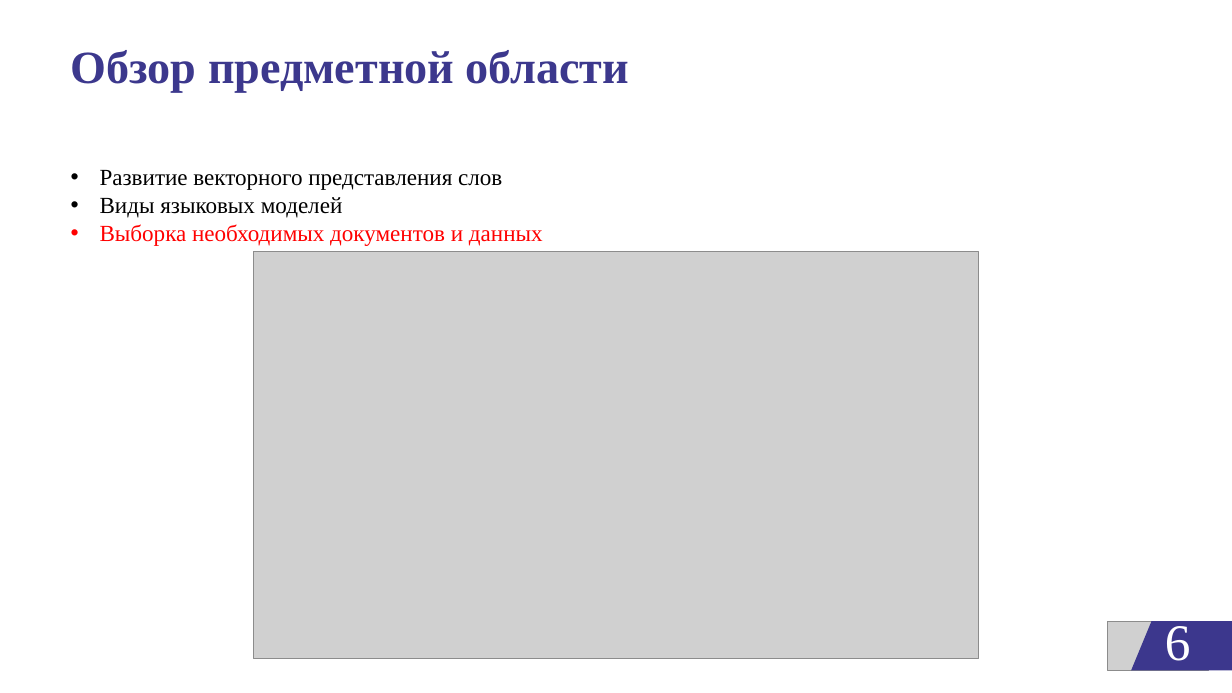
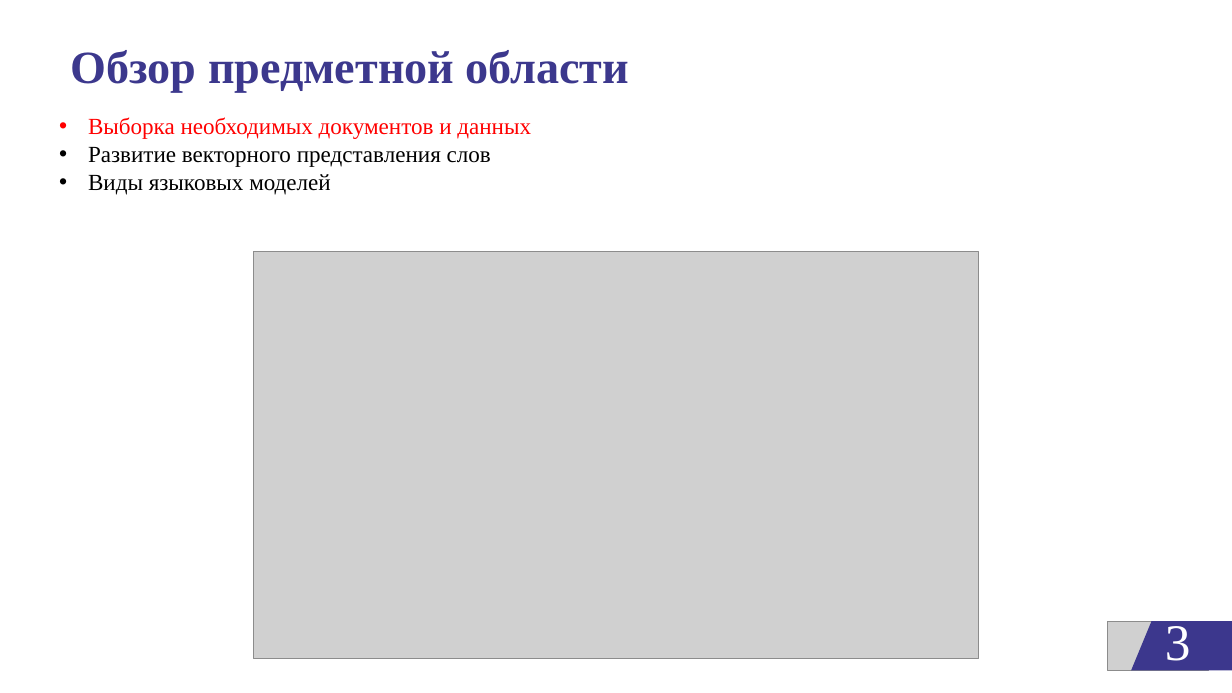
Before and after one commit to egorbeckish/Baccalaureate, a slide deck: slide 3 of 4 FOURTH COURSE/Semester 8/ДИПЛОМ/Отчеты/Презентация_Бекиш Е.П. 2025.pptx (slide 6 before the commit). Drawn at 1232x693 pixels with LibreOffice and Linux fonts; fonts in the diff are those of the drawing; grey boxes stand for pictures; background and template pictures are left out. Boxes give left, top, right and bottom in pixels: in the first picture for what was removed or moved away, otherwise in the second. Text is boxed around its words. In the diff, an @@ line names an element or a change of style, - is before the commit and + after.

```diff
--- a/4 FOURTH COURSE/Semester 8/ДИПЛОМ/Отчеты/Презентация_Бекиш Е.П. 2025.pptx
+++ b/4 FOURTH COURSE/Semester 8/ДИПЛОМ/Отчеты/Презентация_Бекиш Е.П. 2025.pptx
@@ text "Выборка необходимых документов и данных" moved from (x1=100, y1=170, x2=543, y2=246) to (x1=88, y1=117, x2=531, y2=195) @@
@@ text at (x1=88, y1=117, x2=531, y2=139): paragraph added @@
+• Выборка необходимых документов и данных
@@ text at (x1=100, y1=224, x2=543, y2=246): paragraph removed @@
-• Выборка необходимых документов и данных
@@ page number at (x1=1165, y1=620, x2=1191, y2=671): text changed @@
-6
+3
```
Also in this commit, not shown: 12 other slides changed, 3 slides removed, 12 other files.
